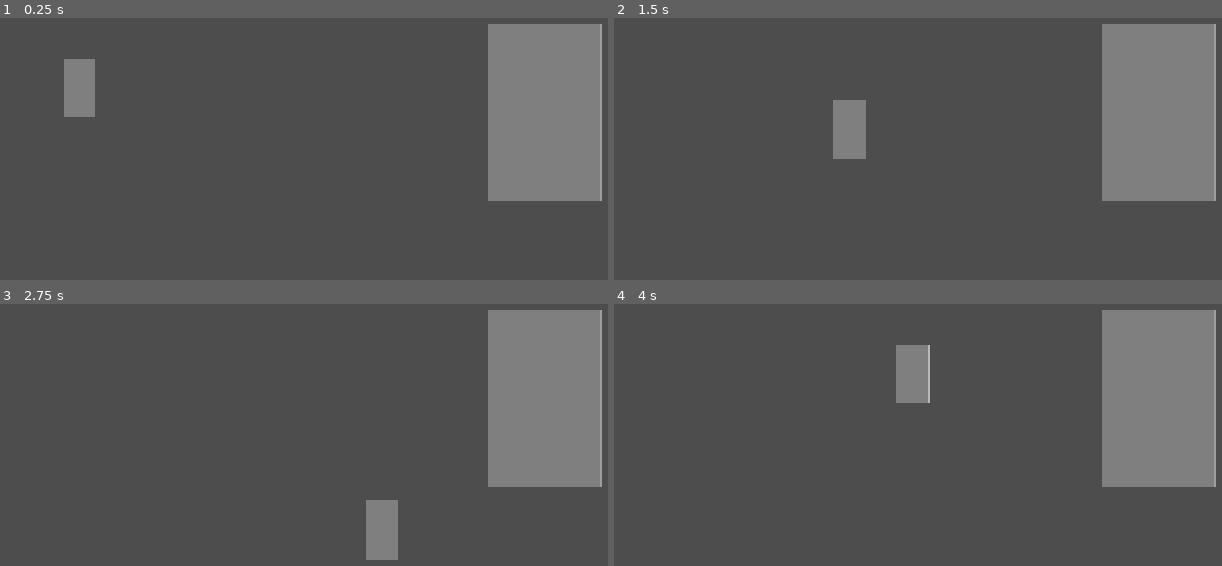
Above: before the commit, frames 1-4 (two rows, left to right).
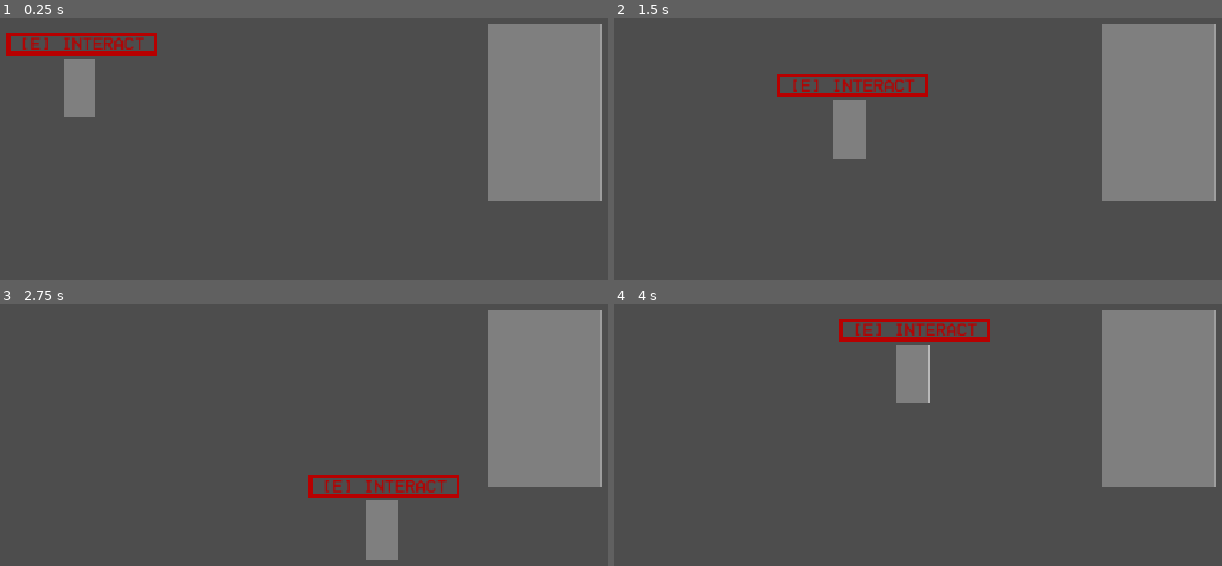
Above: after the commit, the same moments.

Repository: bruttosozial/FoundAndLost
Game: Godot game, scene res://Scenes/main.tscn
Two runs of this game, one before a commit and one after it. Both use one fixed random seed, a clock stepped at 60 frames per second and the inputs below. The engine's default icon, where the game draws it, is replaced by a stand-in: a white triangle on a blue panel in a dark square.
Inputs:
- Up to frame 1 (0.25 s): no input
- Up to frame 2 (1.5 s): tap Enter at 0.5 s; hold Right (ui_right) 0.53-1.28 s; tap E (interact) at 0.6, 1.35 s; hold Down (ui_down) from 1.28 s (still down)
- Up to frame 3 (2.75 s): release Down (ui_down) at 2.03 s; hold Right (ui_right) from 2.03 s (still down); tap E (interact) at 2.1 s
- Up to frame 4 (4 s): release Right (ui_right) at 2.78 s; hold Up (ui_up) 2.78-3.53 s; tap E (interact) at 2.85, 3.6 s; hold Left (ui_left) from 3.53 s (still down)

The runs differ from the first frame. In frame 1, 1.3% of the frame differs, in the area x 0-26%, y 5-15%; in frame 2, 1.2%; in frame 3, 1.2%; in frame 4, 1.3%, in the area x 37-62%, y 5-15%.

Commit message:
ui: add simple skelly interaction help

Diff:
--- a/Resources/footage_deleted.tres
+++ b/Resources/footage_deleted.tres
@@ -1,4 +1,6 @@
 [gd_resource type="Theme" format=3 uid="uid://bo45umqon0p4n"]
+
+[ext_resource type="FontFile" uid="uid://cpgcxsfye7i8t" path="res://Assets/Fonts/home-video.regular.otf" id="1_xa07n"]
 
 [sub_resource type="StyleBoxFlat" id="StyleBoxFlat_cq3c8"]
 content_margin_left = 0.0
@@ -11,11 +13,9 @@
 border_width_right = 5
 border_width_bottom = 5
 border_color = Color(0.7176471, 0, 0, 1)
-corner_radius_top_left = 3
-corner_radius_top_right = 3
-corner_radius_bottom_right = 3
-corner_radius_bottom_left = 3
 corner_detail = 5
 
 [resource]
 PanelContainer/styles/panel = SubResource("StyleBoxFlat_cq3c8")
+RichTextLabel/colors/default_color = Color(0.7176471, 0, 0, 1)
+RichTextLabel/fonts/normal_font = ExtResource("1_xa07n")
--- a/Scenes/Skelly.tscn
+++ b/Scenes/Skelly.tscn
@@ -3,6 +3,7 @@
 [ext_resource type="Script" uid="uid://dvk6qbqbyp5s3" path="res://Scripts/skelly.gd" id="1_ltsch"]
 [ext_resource type="Texture2D" uid="uid://bq2c64kuek34o" path="res://Assets/playerBlock.png" id="2_ltsch"]
 [ext_resource type="Texture2D" uid="uid://cbssrmergedy8" path="res://Assets/icon.svg" id="3_yf50s"]
+[ext_resource type="Theme" uid="uid://bo45umqon0p4n" path="res://Resources/footage_deleted.tres" id="4_smh3g"]
 
 [sub_resource type="CapsuleShape2D" id="CapsuleShape2D_3mm3k"]
 radius = 20.0
@@ -26,3 +27,25 @@
 position = Vector2(36.000004, -27.000002)
 scale = Vector2(0.2, 0.2)
 texture = ExtResource("3_yf50s")
+
+[node name="InteractionHelp" type="PanelContainer" parent="." unique_id=1894509603]
+offset_left = -108.0
+offset_top = -88.0
+offset_right = 110.0
+offset_bottom = -55.0
+theme = ExtResource("4_smh3g")
+
+[node name="MarginContainer" type="MarginContainer" parent="InteractionHelp" unique_id=1817398628]
+layout_mode = 2
+theme_override_constants/margin_left = 5
+theme_override_constants/margin_top = 4
+theme_override_constants/margin_right = 5
+theme_override_constants/margin_bottom = 4
+
+[node name="RichTextLabel" type="RichTextLabel" parent="InteractionHelp/MarginContainer" unique_id=290549815]
+layout_mode = 2
+theme = ExtResource("4_smh3g")
+theme_override_font_sizes/normal_font_size = 25
+text = "[E] INTERACT"
+horizontal_alignment = 1
+vertical_alignment = 1
